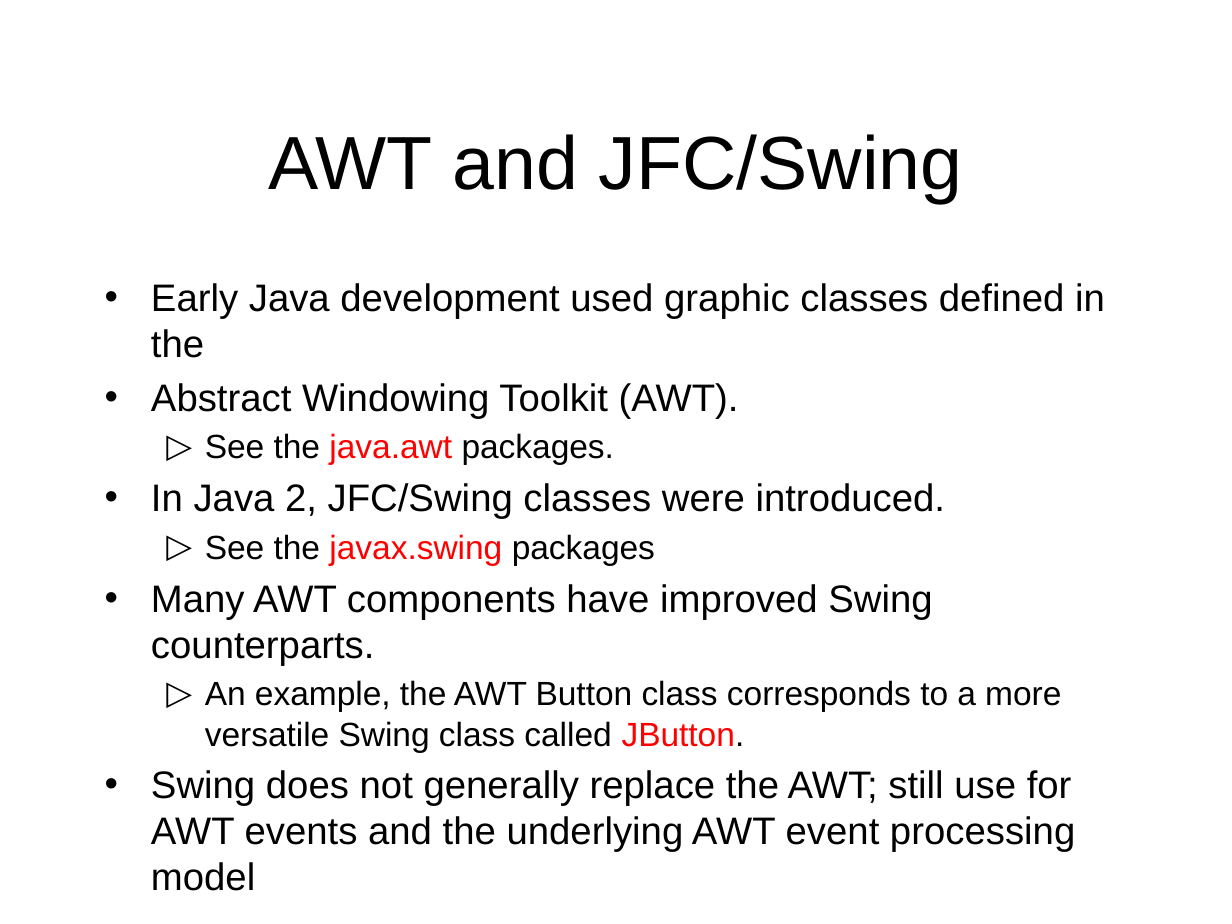
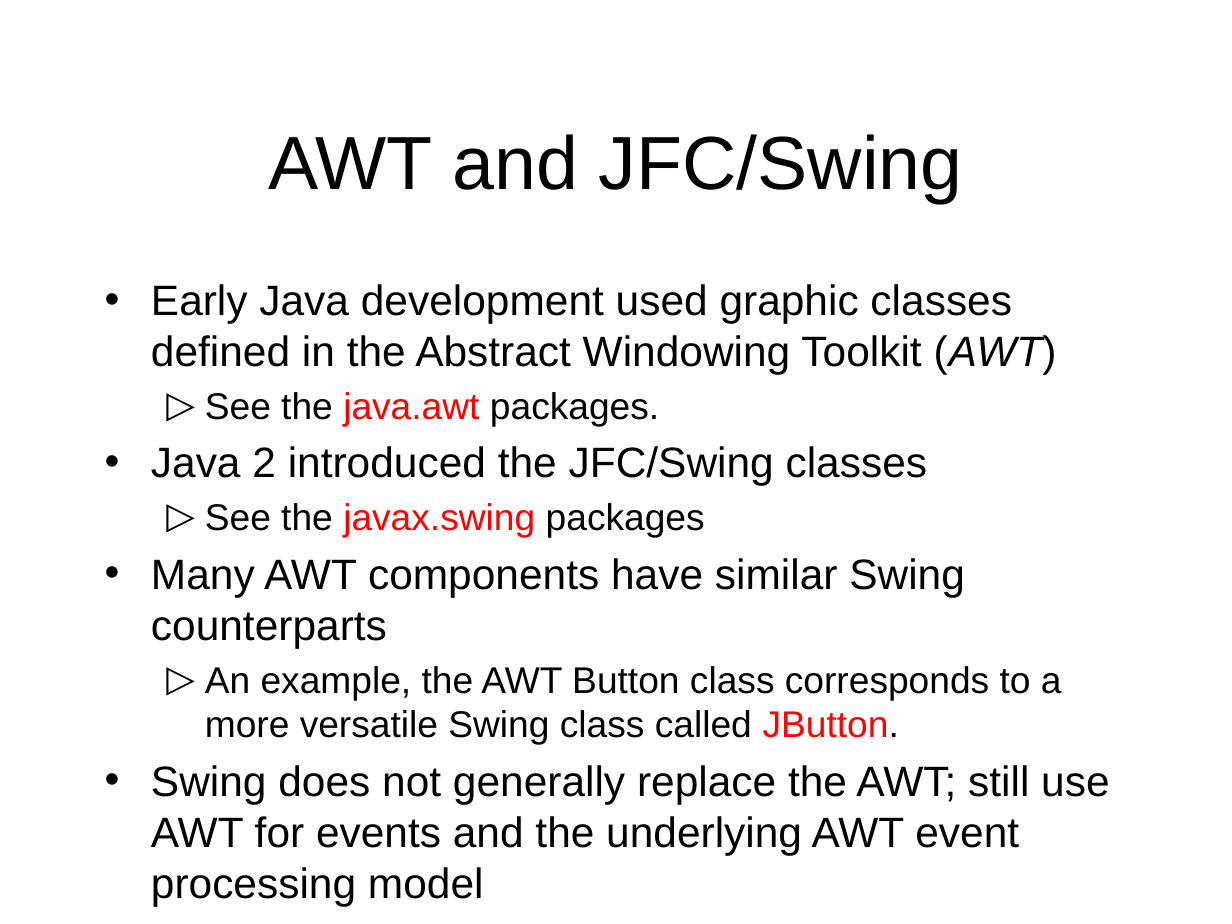
Before and after one commit to octaviordz/zjnu2017.github.io, a slide deck: slide 9 of OOP/lectures/070--GUI.Basics.pptx (slide 7 before the commit). Drawn at 1232x924 pixels with LibreOffice and Linux fonts; fonts in the diff are those of the drawing. Boxes give left, top, right and bottom in pixels: in the first picture for what was removed or moved away, otherwise in the second. Text is boxed around its words. In the diff, an @@ line names an element or a change of style, - is before the commit and + after.

```diff
--- a/OOP/lectures/070--GUI.Basics.pptx
+++ b/OOP/lectures/070--GUI.Basics.pptx
@@ text at (151,284,1057,374): text changed; size 22.4 to 24.8 pt @@
-• Early Java development used graphic classes defined in the
-• Abstract Windowing Toolkit (AWT).
+• Early Java development used graphic classes defined in the Abstract Windowing Toolkit (AWT)
@@ text at (205,392,1062,744): size 19.6 to 21.7 pt in "See the java.awt packages.", "See the javax.swing packages", "An example, the AWT Button class corresponds ..." @@
@@ text at (151,446,928,485): text changed; size 22.4 to 24.8 pt @@
-• In Java 2, JFC/Swing classes were introduced.
+• Java 2 introduced the JFC/Swing classes
@@ text at (151,558,965,648): text changed; size 22.4 to 24.8 pt @@
-• Many AWT components have improved Swing counterparts.
+• Many AWT components have similar Swing counterparts
@@ text at (151,765,1109,855): text changed; size 22.4 to 24.8 pt @@
-• Swing does not generally replace the AWT; still use for AWT events and the underlying AWT event processing model
+• Swing does not generally replace the AWT; still use AWT for events and the underlying AWT event processing model
```
Also in this commit, not shown: 14 other slides changed, 3 slides added, 44 other files.
